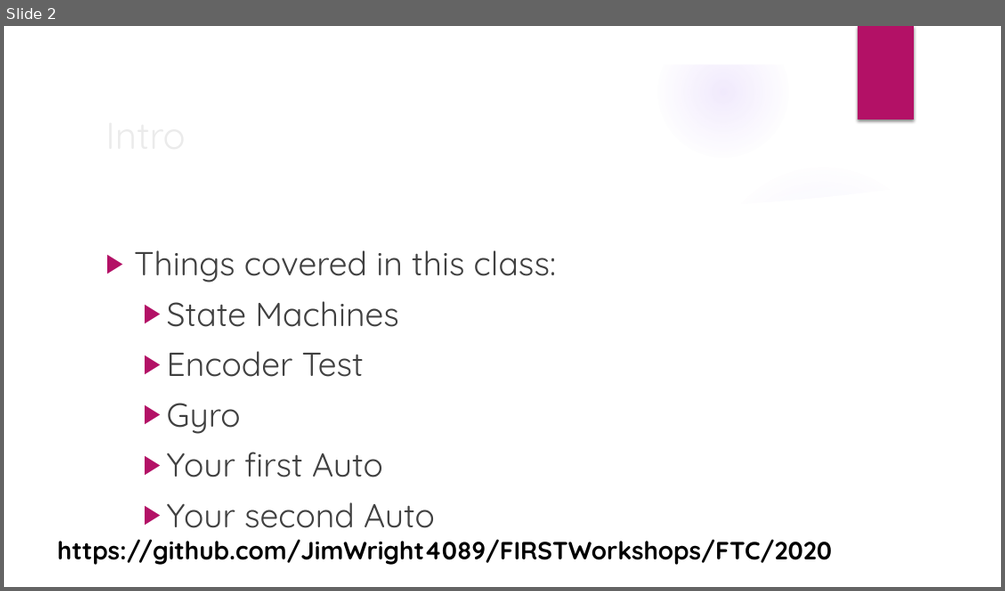
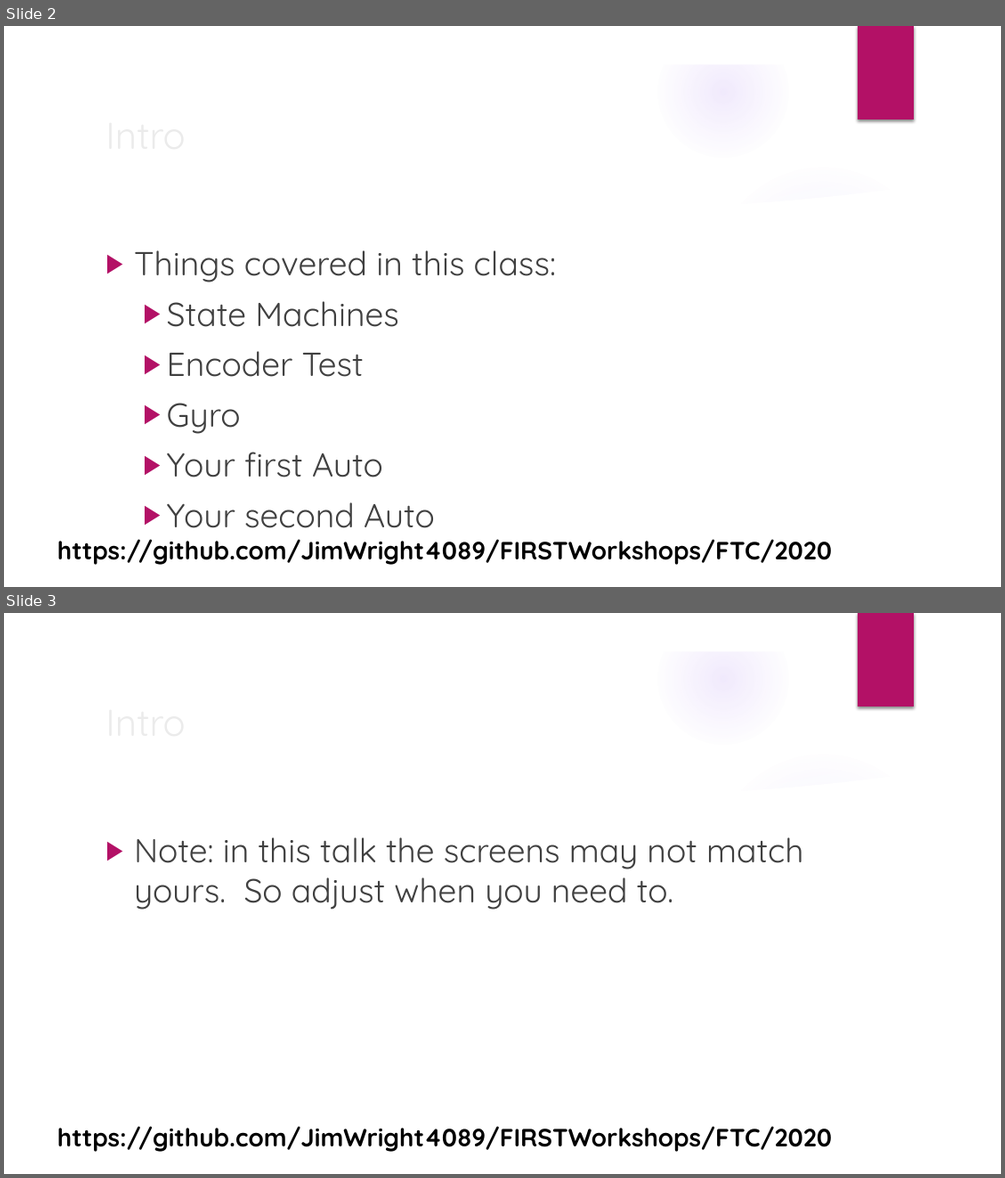
Before and after one commit to JimWright4089/FIRSTWorkshops, a slide deck: FTC/2020/All About Auto.pptx. Shown one above the other, each under a label of ours: slide 2 before the commit, slides 2 and 3 after it. The pictures are 1005x591 and 1005x1178 pixels, drawn with LibreOffice and Linux fonts; fonts in the diff are those of the drawing; background and template pictures are left out. Boxes give left, top, right and bottom in pixels: in the first picture for what was removed or moved away, otherwise in the second. Text is boxed around its words. In the diff, an @@ line names an element or a change of style, - is before the commit and + after.

```diff
--- a/FTC/2020/All About Auto.pptx
+++ b/FTC/2020/All About Auto.pptx
@@ slide 3 added at (x1=4, y1=613, x2=1001, y2=1174), background picture (left out); not listed: 9 template elements that a slide beside it also shows @@
@@ title added at (x1=98, y1=692, x2=815, y2=750), 36 pt, text #EBEBEB @@
+Intro
@@ text added at (x1=134, y1=837, x2=803, y2=909), 32 pt, text #404040 @@
+▶ Note: in this talk the screens may not match yours. So adjust when you need to.
@@ text added at (x1=57, y1=1126, x2=832, y2=1151), 24 pt, text #000000, bold @@
+https://github.com/JimWright4089/FIRSTWorkshops/FTC/2020
```
Also in this commit, not shown: 2 slides changed, 14 other slides added.
